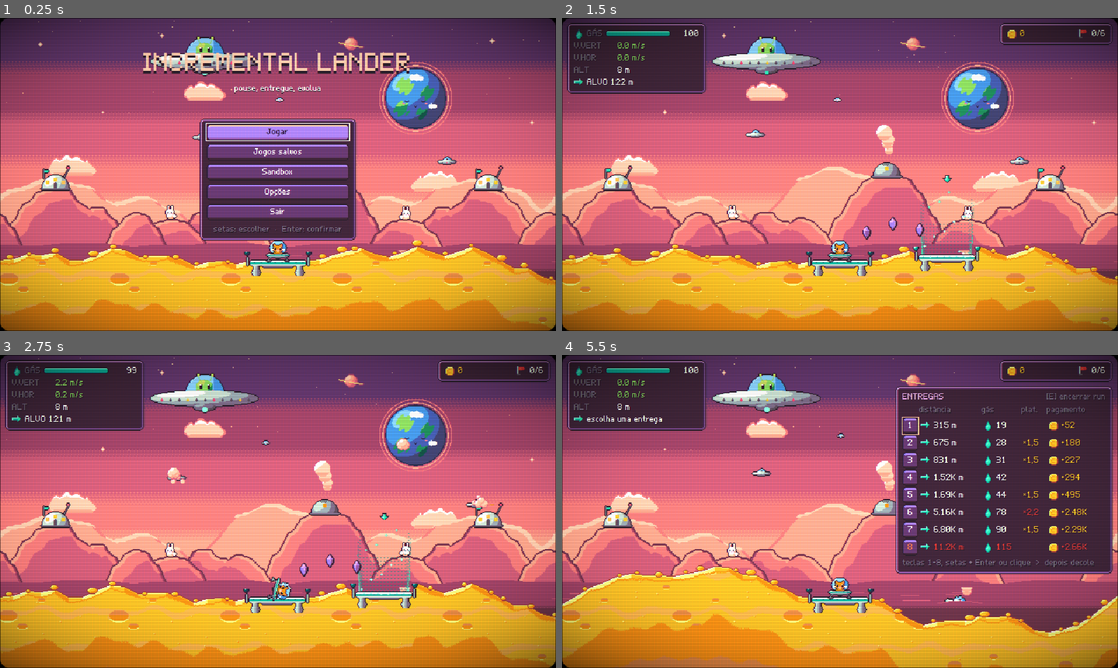
Above: before the commit, frames 1-4 (two rows, left to right).
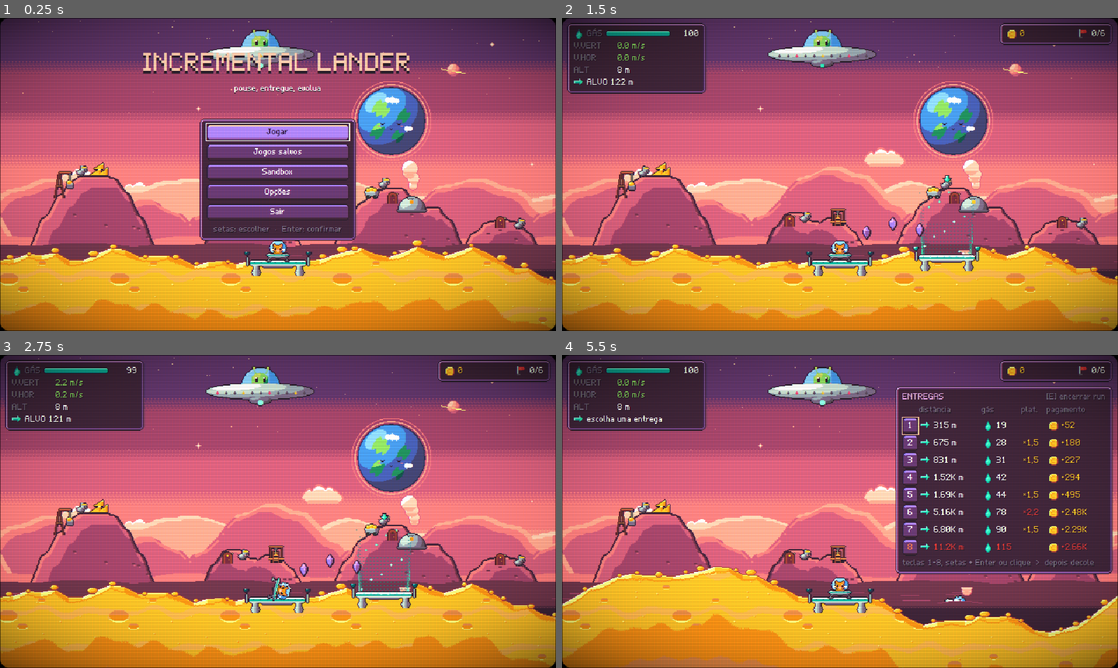
Above: after the commit, the same moments.

Repository: valdersonjr/incremental-lander
Game: Godot game, scene res://game/main.tscn
Same seed, same stepped clock (60 frames per second), same inputs: the game is played once before the commit and once after it.
Inputs (mouse positions are in pixels of both pictures, inside the frame that each line leads up to):
- Up to frame 1 (0.25 s): no input
- Up to frame 2 (1.5 s): click "Jogar" at 0.5 s; click "1" at 1.25 s
- Up to frame 3 (2.75 s): tap Enter (confirm) at 2 s; move the mouse to (400, 495) at 2.02 s; hold D (rotate_right) from 2.03 s (still down); hold Enter (confirm) from 2.03 s (still down); click (400, 495) at 2.17 s; tap Space at 2.27 s
- Up to frame 4 (5.5 s): release D (rotate_right) at 2.75 s; release Enter (confirm) at 2.75 s; drag from (728, 527) to (812, 574) at 2.77 s; move the mouse to (895, 442) at 3.52 s; hold D (rotate_right) 3.53-4.25 s; hold Q (tab_prev) 3.53-4.25 s; click "IR AO HANGAR [Enter]" at 4.25 s; click "DECOLAR [Enter]" at 5 s

The runs differ from the first frame. In frame 1, 22% of the frame differs, in the area x 0-100%, y 3-84%; in frame 2, 28%; in frame 3, 28%; in frame 4, 20%.

Commit message:
Arte fofa: Lua com 3 trechos de cenário (mina, vila, parquinho) e objetos em lugares coerentes
- Camada mid da Lua com laço de 1920 px: mina dos ratinhos, vila dos coelhos e parquinho
- Escada solta trocada por boca de poço da mina; bandeirinhas presas nas duas pontas; balões amarrados
- Cordilheira distante, escada de valor entre os planos e nova composição do céu
- WarFx lê o período do laço do luna_layers.json

Co-Authored-By: Claude Opus 5.5 <noreply@anthropic.com>
Claude-Session: https://claude.ai/code/session_01JhKCi9Us7j2H5LJGQ5fDNT

Diff:
--- a/assets/bg/luna_layers.json
+++ b/assets/bg/luna_layers.json
@@ -2,8 +2,8 @@
   "notes": "Gerado por art/src/bg/moon_cute.py (pixel-art, estilo fofo, Lua de queijo). Posi\u00e7\u00f5es em px na tela 640x360.",
   "horizon": 262,
   "planet_pos": [
-    432,
-    46
+    400,
+    68
   ],
   "far_y": 0,
   "mid_y": 0,
@@ -46,26 +46,26 @@
   "war": {
     "muzzles": [
       [
-        78,
-        172
+        1246,
+        212
       ],
       [
-        576,
-        172
+        1878,
+        213
       ]
     ],
     "targets": [
       [
-        64,
-        186
+        474,
+        208
       ],
       [
-        374,
-        168
+        1238,
+        221
       ],
       [
-        562,
-        186
+        1870,
+        222
       ]
     ],
     "saucers": 3,
@@ -114,6 +114,7 @@
         6,
         70
       ]
-    }
+    },
+    "period": 1920
   }
 }
--- a/game/background/war_fx.gd
+++ b/game/background/war_fx.gd
@@ -5,7 +5,7 @@
 class_name WarFx
 extends Node2D
 
-const PERIOD := 640.0
+var _period := 640.0   # largura do laço da camada mid (luna_layers.json > war.period; padrão 640)
 const LASER_TIME := 0.35
 const TRACER_SPEED := 150.0
 const TRACER_LIFE := 1.1
@@ -37,6 +37,7 @@
 
 ## Monta a batalha a partir do contrato do planeta. seed_value deixa a cena reproduzivel (demo/testes).
 func setup(cfg: Dictionary, seed_value: int) -> void:
+	_period = float(cfg.get("period", 640.0))
 	_rng.seed = seed_value
 	_band = _vec(cfg["sky_band"])
 	_speed = _vec(cfg["speed"])
@@ -55,7 +56,7 @@
 		_turrets.append({"pos": _vec(m), "cool": _rng.randf_range(0.3, 2.0), "left": 0, "aim": Vector2.UP})
 	_saucers.clear()
 	for i in int(cfg["saucers"]):
-		_saucers.append(_new_saucer(_rng.randf_range(0.0, PERIOD), i == int(cfg["saucers"]) - 1))
+		_saucers.append(_new_saucer(_rng.randf_range(0.0, _period), i == int(cfg["saucers"]) - 1))
 
 
 func _process(delta: float) -> void:
@@ -72,7 +73,7 @@
 		_draw_sprite(key, s["pos"], int(s["phase"]))
 	for l in _lasers:
 		var from: Vector2 = l["from"]
-		var to: Vector2 = from + Vector2(WarMath.wrap_dx(from.x, (l["to"] as Vector2).x, PERIOD),
+		var to: Vector2 = from + Vector2(WarMath.wrap_dx(from.x, (l["to"] as Vector2).x, _period),
 			(l["to"] as Vector2).y - from.y)
 		var k := 0
 		for p in WarMath.line_points(Vector2i(from), Vector2i(to)):
@@ -115,7 +116,7 @@
 		sm["pos"] = (sm["pos"] as Vector2) + Vector2(3, -6) * delta
 	_smoke = _smoke.filter(func(sm: Dictionary) -> bool: return float(sm["t"]) < 1.4)
 	if _rng.randf() < delta * 0.5:                                # flak estourando no ceu
-		_blasts.append({"pos": Vector2(_rng.randf_range(0, PERIOD), _rng.randf_range(_band.x, _band.y)), "t": 0.0})
+		_blasts.append({"pos": Vector2(_rng.randf_range(0, _period), _rng.randf_range(_band.x, _band.y)), "t": 0.0})
 
 
 func _step_saucer(s: Dictionary, delta: float) -> void:
@@ -124,7 +125,7 @@
 	match s["state"]:
 		"fly":
 			var pos: Vector2 = s["pos"]
-			pos.x = fposmod(pos.x + float(s["dir"]) * float(s["speed"]) * delta, PERIOD)
+			pos.x = fposmod(pos.x + float(s["dir"]) * float(s["speed"]) * delta, _period)
 			pos.y = float(s["base_y"]) + 4.0 * sin(_time * 2.0 + float(s["seed"]))
 			s["pos"] = pos
 			s["cool"] = float(s["cool"]) - delta
@@ -142,7 +143,7 @@
 		"dead":
 			s["cool"] = float(s["cool"]) - delta
 			if float(s["cool"]) <= 0.0:
-				var fresh := _new_saucer(scroll_x - 40.0 if _rng.randf() < 0.5 else scroll_x + PERIOD + 10.0, false)
+				var fresh := _new_saucer(scroll_x - 40.0 if _rng.randf() < 0.5 else scroll_x + _period + 10.0, false)
 				s.merge(fresh, true)
 
 
@@ -158,7 +159,7 @@
 		tr["left"] = _rng.randi_range(3, 5)
 		var to: Vector2 = target["pos"] + Vector2(12, 5)
 		var from: Vector2 = tr["pos"]
-		tr["aim"] = Vector2(WarMath.wrap_dx(from.x, to.x, PERIOD), to.y - from.y).normalized()
+		tr["aim"] = Vector2(WarMath.wrap_dx(from.x, to.x, _period), to.y - from.y).normalized()
 	var spread := _rng.randf_range(-0.08, 0.08)
 	_tracers.append({"pos": tr["pos"], "vel": (tr["aim"] as Vector2).rotated(spread) * TRACER_SPEED, "t": 0.0})
 	tr["left"] = int(tr["left"]) - 1
@@ -172,9 +173,9 @@
 	var from: Vector2 = (s["pos"] as Vector2) + Vector2(12, 10)
 	var best := _targets[0]
 	for t in _targets:
-		if absf(WarMath.wrap_dx(from.x, t.x, PERIOD)) < absf(WarMath.wrap_dx(from.x, best.x, PERIOD)):
+		if absf(WarMath.wrap_dx(from.x, t.x, _period)) < absf(WarMath.wrap_dx(from.x, best.x, _period)):
 			best = t
-	if absf(WarMath.wrap_dx(from.x, best.x, PERIOD)) > 220.0:
+	if absf(WarMath.wrap_dx(from.x, best.x, _period)) > 220.0:
 		return                                                      # longe demais: so atira quando passa perto
 	_lasers.append({"from": from, "to": best, "t": 0.0})
 	_blasts.append({"pos": best, "t": -LASER_TIME * 0.6})
@@ -186,7 +187,7 @@
 			continue
 		var c: Vector2 = (s["pos"] as Vector2) + Vector2(12, 5)
 		var p: Vector2 = t["pos"]
-		if Vector2(WarMath.wrap_dx(c.x, p.x, PERIOD), p.y - c.y).length() < HIT_RADIUS:
+		if Vector2(WarMath.wrap_dx(c.x, p.x, _period), p.y - c.y).length() < HIT_RADIUS:
 			t["t"] = TRACER_LIFE
 			_blasts.append({"pos": p.round(), "t": 0.2})
 			if _rng.randf() < SHOOT_DOWN_CHANCE:
@@ -201,7 +202,7 @@
 	for s in _saucers:
 		if s["state"] != "fly" or s["far"]:
 			continue
-		var d := absf(WarMath.wrap_dx(from.x, (s["pos"] as Vector2).x, PERIOD))
+		var d := absf(WarMath.wrap_dx(from.x, (s["pos"] as Vector2).x, _period))
 		if d < best_d and d < 260.0:
 			best_d = d
 			best = s
@@ -210,7 +211,7 @@
 
 func _new_saucer(x: float, far: bool) -> Dictionary:
 	var y := _rng.randf_range(_band.x, _band.x + 25.0) if far else _rng.randf_range(_band.x + 20.0, _band.y)
-	return {"pos": Vector2(fposmod(x, PERIOD), y), "base_y": y, "dir": 1.0 if _rng.randf() < 0.5 else -1.0,
+	return {"pos": Vector2(fposmod(x, _period), y), "base_y": y, "dir": 1.0 if _rng.randf() < 0.5 else -1.0,
 		"speed": _rng.randf_range(_speed.x, _speed.y) * (0.6 if far else 1.0), "far": far,
 		"cool": _rng.randf_range(0.5, 3.0), "state": "fly", "vy": 0.0, "phase": 0, "seed": _rng.randf() * 6.0}
 
@@ -220,14 +221,14 @@
 	var f: Array = _frames[key]
 	var size := Vector2(float(f[0]), float(f[1]))
 	var src := Rect2(Vector2(size.x * frame, 0), size)
-	var sx := WarMath.screen_x(pos.x, scroll_x, PERIOD)
-	for x: float in [sx, sx - PERIOD]:
+	var sx := WarMath.screen_x(pos.x, scroll_x, _period)
+	for x: float in [sx, sx - _period]:
 		draw_texture_rect_region(_tex[key], Rect2(Vector2(x, pos.y).round(), size), src)
 
 
 func _draw_px(p: Vector2, c: Color) -> void:
-	var sx := WarMath.screen_x(p.x, scroll_x, PERIOD)
-	for x: float in [sx, sx - PERIOD]:
+	var sx := WarMath.screen_x(p.x, scroll_x, _period)
+	for x: float in [sx, sx - _period]:
 		draw_rect(Rect2(Vector2(x, p.y).round(), Vector2.ONE), c)
 
 
Binary file changed: assets/bg/luna_far.png
Binary file changed: assets/bg/luna_mid.png
Binary file changed: assets/bg/luna_plain.png
Binary file changed: assets/bg/luna_planet.png
Binary file changed: assets/bg/luna_sky.png
Not shown, changed: .claude/skills/pixel-art/references/cute-scene-method.md
Not shown, changed: art/src/bg/moon_cute.py
Not shown, added: art/src/bg/moon_props.py
Not shown, changed: docs/HANDOFF.md
